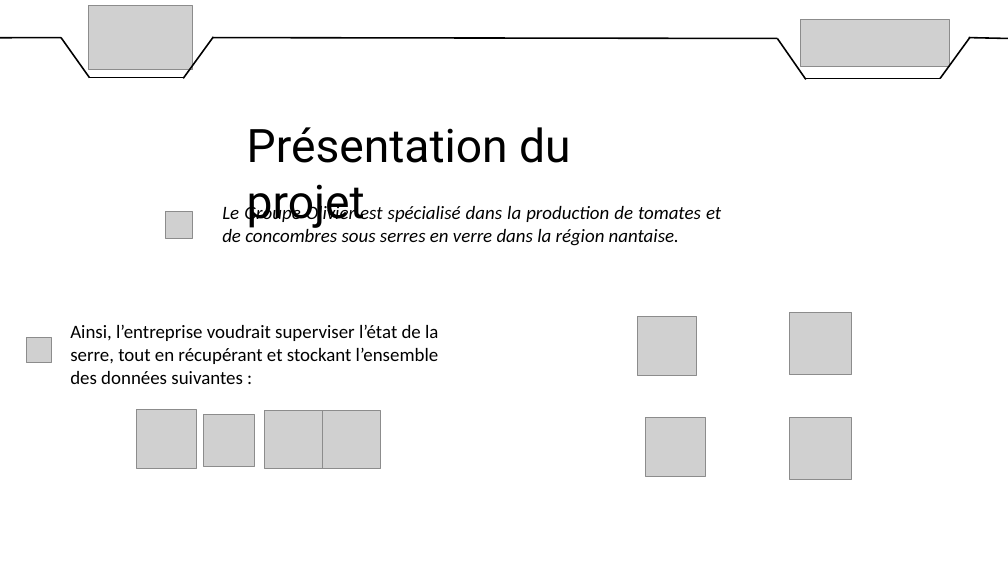
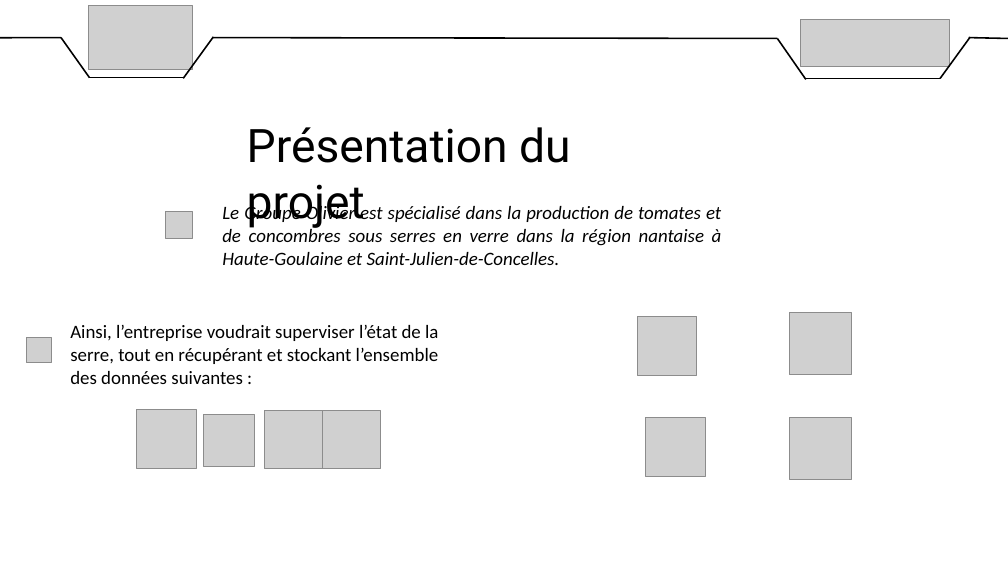
Before and after one commit to DylanChe/SupervisionSerre, a slide deck: slide 2 of oral_projet/diaporama_revue_1_steven.pptx. Drawn at 1008x567 pixels with LibreOffice and Linux fonts; fonts in the diff are those of the drawing; grey boxes stand for pictures. Boxes give left, top, right and bottom in pixels: in the first picture for what was removed or moved away, otherwise in the second. Text is boxed around its words. In the diff, an @@ line names an element or a change of style, - is before the commit and + after.

Commit message:
MAJ diapo

```diff
--- a/oral_projet/diaporama_revue_1_steven.pptx
+++ b/oral_projet/diaporama_revue_1_steven.pptx
@@ text at <box>222,204,722,265</box>: text changed @@
-Le Groupe Olivier est spécialisé dans la production de tomates et de concombres sous serres en verre dans la région nantaise.
+Le Groupe Olivier est spécialisé dans la production de tomates et de concombres sous serres en verre dans la région nantaise à Haute-Goulaine et Saint-Julien-de-Concelles.
```
